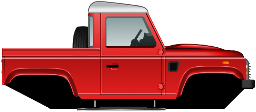
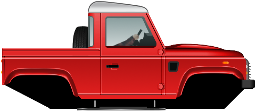
Before/after of a 256 × 112 layered artwork. What changed in the layer stack:
added layer "Driver Forerms" above "Cab Back bg" over [112, 18, 139, 46]
